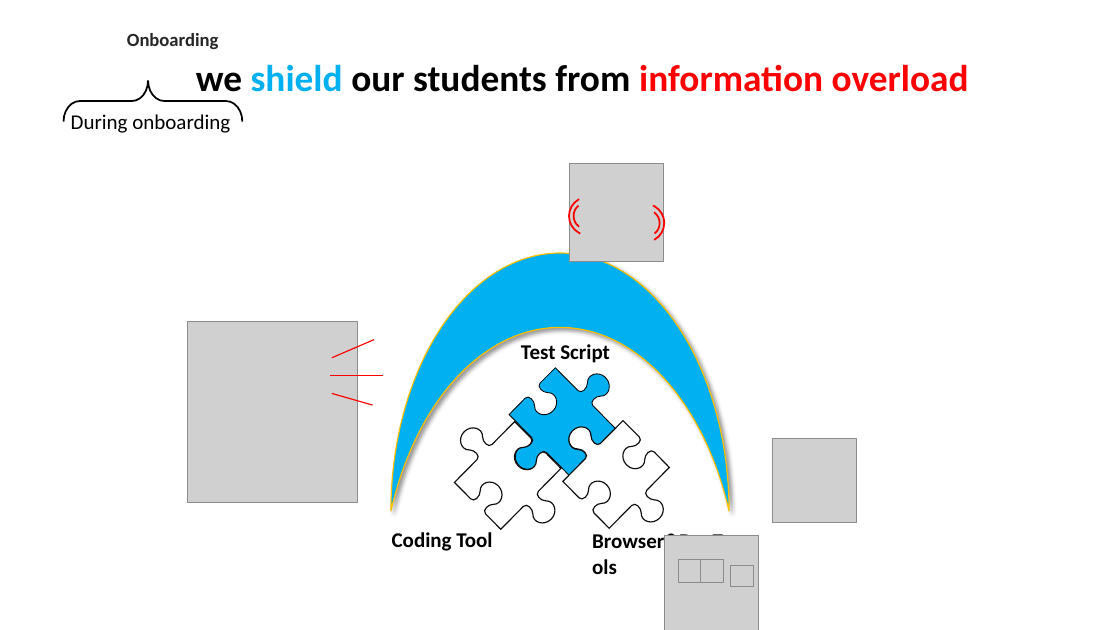
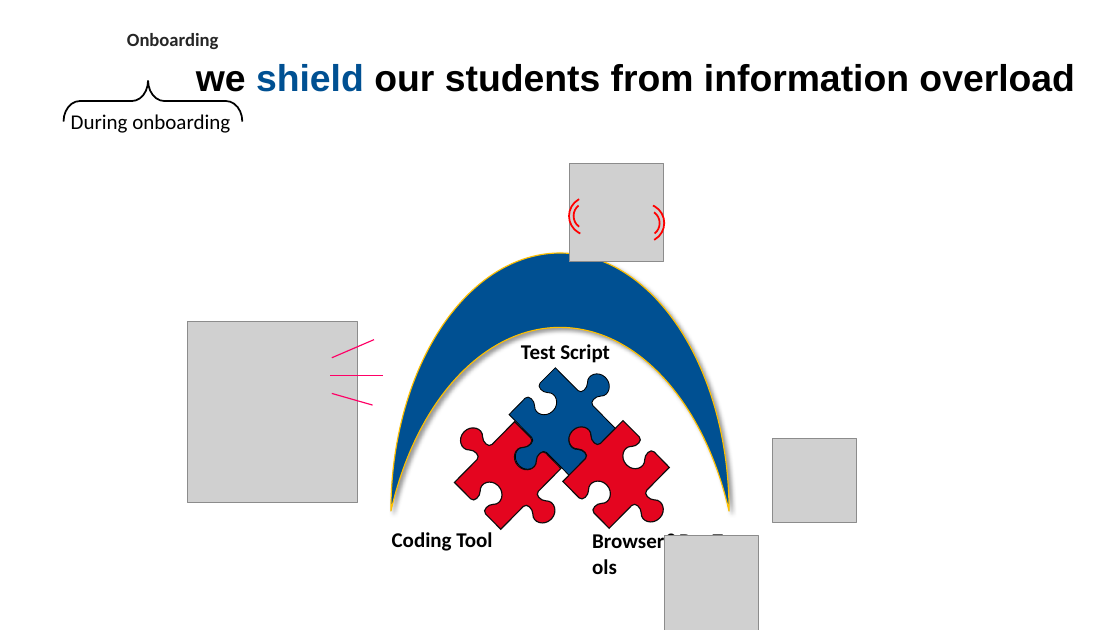
Before and after one commit to DjoolsNL/EersteMaand, a slide deck: slide 23 of A Introductie Voor De Cursist/Eerste Maand Onboarding Kit IT-Line BEE LKQ.pptx (slide 24 before the commit). Drawn at 1120x630 pixels with LibreOffice and Linux fonts; fonts in the diff are those of the drawing; grey boxes stand for pictures; background and template pictures are left out. Boxes give left, top, right and bottom in pixels: in the first picture for what was removed or moved away, otherwise in the second. Text is boxed around its words. In the diff, an @@ line names an element or a change of style, - is before the commit and + after.

```diff
--- a/A Introductie Voor De Cursist/Eerste Maand Onboarding Kit IT-Line BEE LKQ.pptx
+++ b/A Introductie Voor De Cursist/Eerste Maand Onboarding Kit IT-Line BEE LKQ.pptx
@@ text "we shield our students from ..." at bbox=[196, 64, 1075, 92]: font Calibri to Arial; text colour #00B0F0 to #005092 in "shield"; text colour #FF0000 to #000000 in "information overload" @@
@@ moon at bbox=[391, 254, 729, 512]: fill #00B0F0 to #005092 @@
@@ line (332, 358) - (374, 339): stroke #FF0000 1 pt to #FF0066 1 pt @@
@@ line (330, 376) - (383, 376): stroke #FF0000 1 pt to #FF0066 1 pt @@
@@ freeform shape at bbox=[509, 368, 616, 476]: fill #00B0F0 to #005092 @@
@@ line (332, 393) - (373, 405): stroke #FF0000 1 pt to #FF0066 1 pt @@
@@ freeform shape at bbox=[454, 422, 561, 530]: fill #FFFFFF to #E4051F @@
@@ freeform shape at bbox=[563, 421, 669, 528]: fill #FFFFFF to #E4051F @@
@@ group removed at bbox=[679, 560, 754, 586]: 4 pictures @@
```
Also in this commit, not shown: 33 other slides changed, 2 slides added, 3 slides removed, 3 other files.
